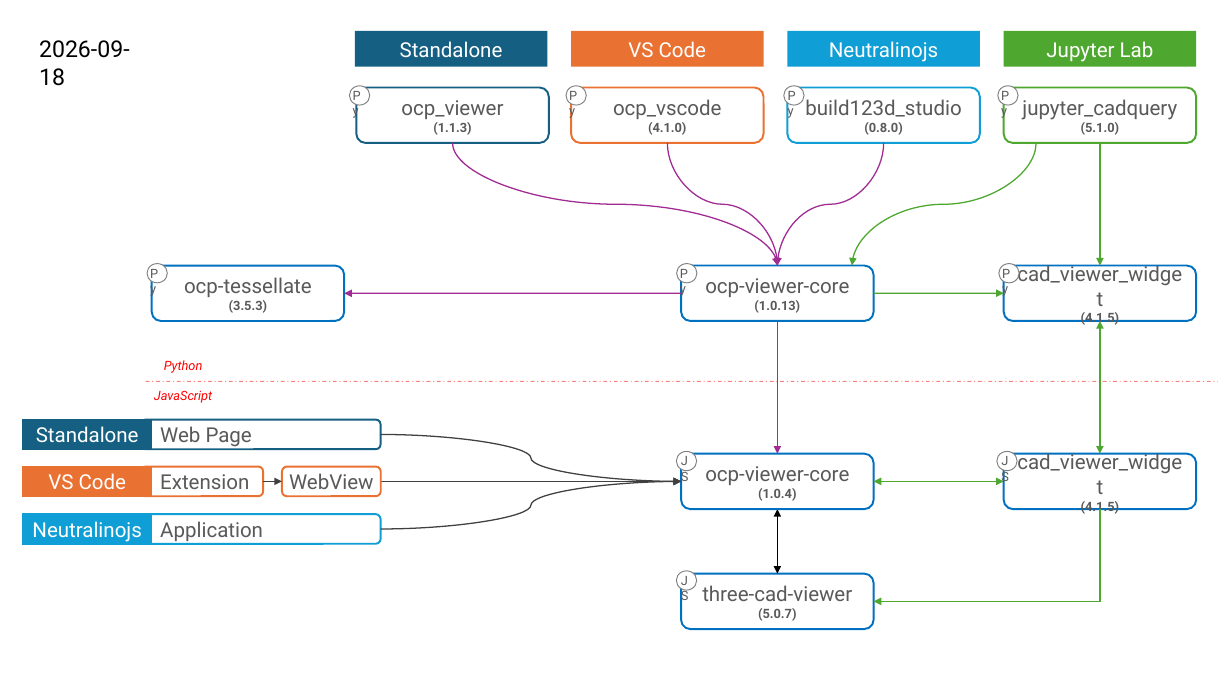
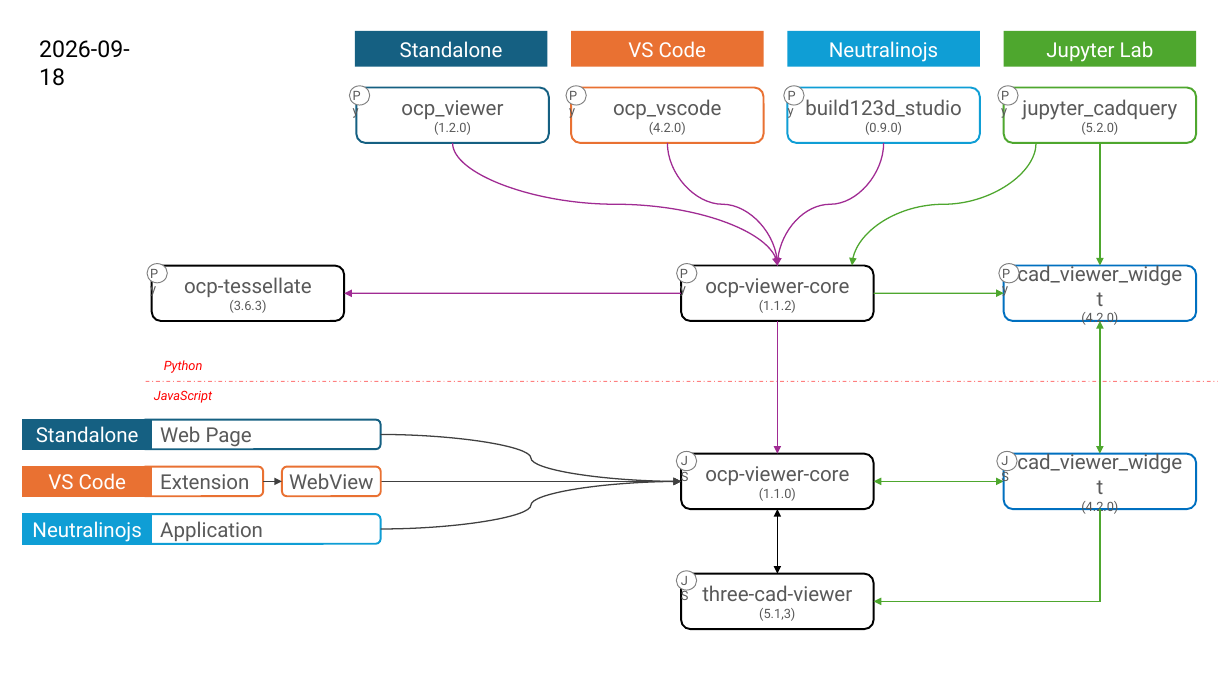
Before and after one commit to bernhard-42/ocp_viewer_docs, a slide deck: slide 6 of architecture/viewer-ecosystem.pptx (slide 2 before the commit). Drawn at 1232x693 pixels with LibreOffice and Linux fonts; fonts in the diff are those of the drawing. Boxes give left, top, right and bottom in pixels: in the first picture for what was removed or moved away, otherwise in the second. Text is boxed around its words. In the diff, an @@ line names an element or a change of style, - is before the commit and + after.

```diff
--- a/architecture/viewer-ecosystem.pptx
+++ b/architecture/viewer-ecosystem.pptx
@@ text in rounded rectangle at bbox=[401, 100, 503, 135]: text changed @@
-ocp_viewer
-(1.1.3)
+ocp_viewer
+(1.2.0)
@@ text in rounded rectangle at bbox=[613, 99, 721, 135]: text changed @@
-ocp_vscode
-(4.1.0)
+ocp_vscode
+(4.2.0)
@@ text in rounded rectangle at bbox=[805, 99, 961, 135]: text changed @@
-build123d_studio
-(0.8.0)
+build123d_studio
+(0.9.0)
@@ text in rounded rectangle at bbox=[1022, 99, 1177, 135]: text changed @@
-jupyter_cadquery
-(5.1.0)
+jupyter_cadquery
+(5.2.0)
@@ text in rounded rectangle at bbox=[1017, 262, 1182, 327]: text changed @@
-cad_viewer_widget
-(4.1.5)
+cad_viewer_widget
+(4.2.0)
@@ text in rounded rectangle at bbox=[184, 277, 312, 313]: text changed @@
-ocp-tessellate
-(3.5.3)
+ocp-tessellate
+(3.6.3)
@@ text in rounded rectangle at bbox=[705, 278, 849, 313]: text changed @@
-ocp-viewer-core
-(1.0.13)
+ocp-viewer-core
+(1.1.2)
@@ text in rounded rectangle at bbox=[705, 466, 849, 501]: text changed @@
-ocp-viewer-core
-(1.0.4)
+ocp-viewer-core
+(1.1.0)
@@ text in rounded rectangle at bbox=[1017, 450, 1182, 515]: text changed @@
-cad_viewer_widget
-(4.1.5)
+cad_viewer_widget
+(4.2.0)
@@ outline #0070C0 1.5 pt to #000000 1.5 pt in 4 elements at bbox=[681, 454, 873, 509], bbox=[152, 265, 344, 321], bbox=[681, 265, 873, 321], bbox=[681, 574, 873, 629] @@
@@ text in rounded rectangle at bbox=[702, 585, 852, 621]: text changed @@
-three-cad-viewer
-(5.0.7)
+three-cad-viewer
+(5.1,3)
```
Also in this commit, not shown: 1 other slide changed, 4 slides added, 1 other file.
